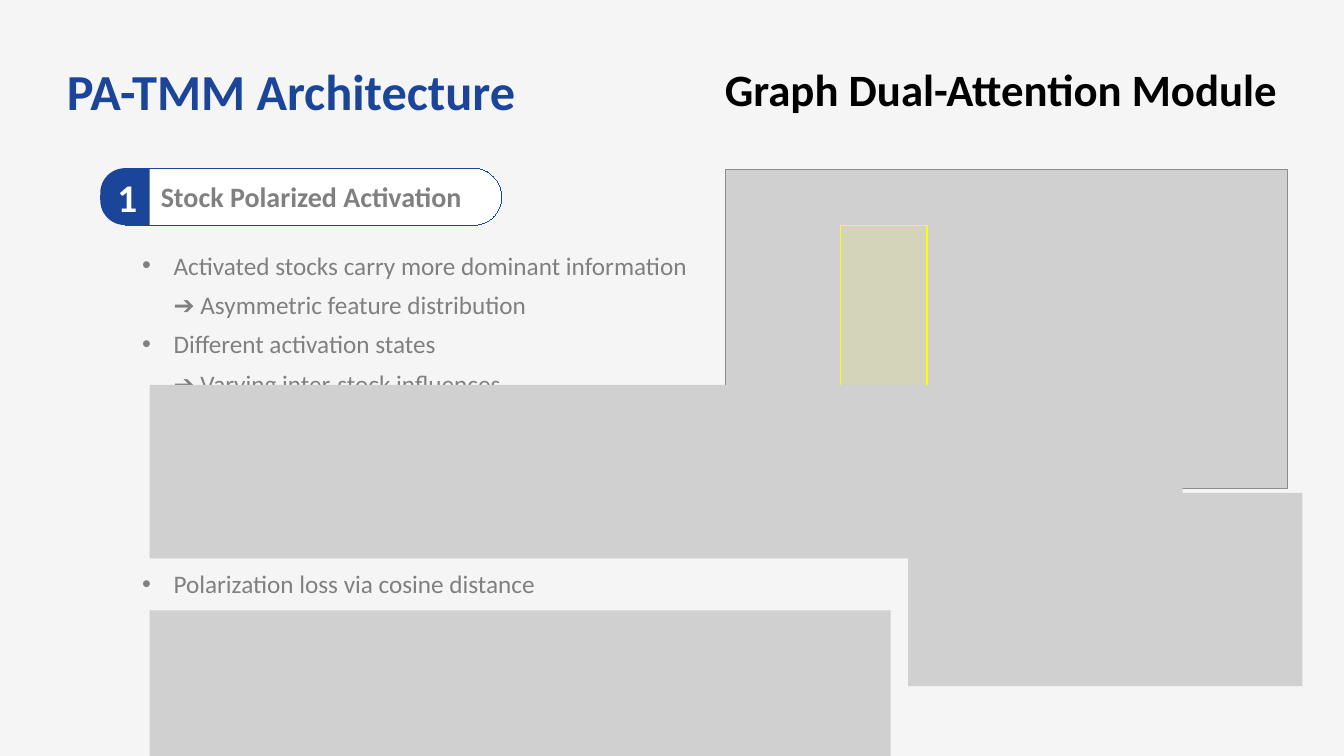
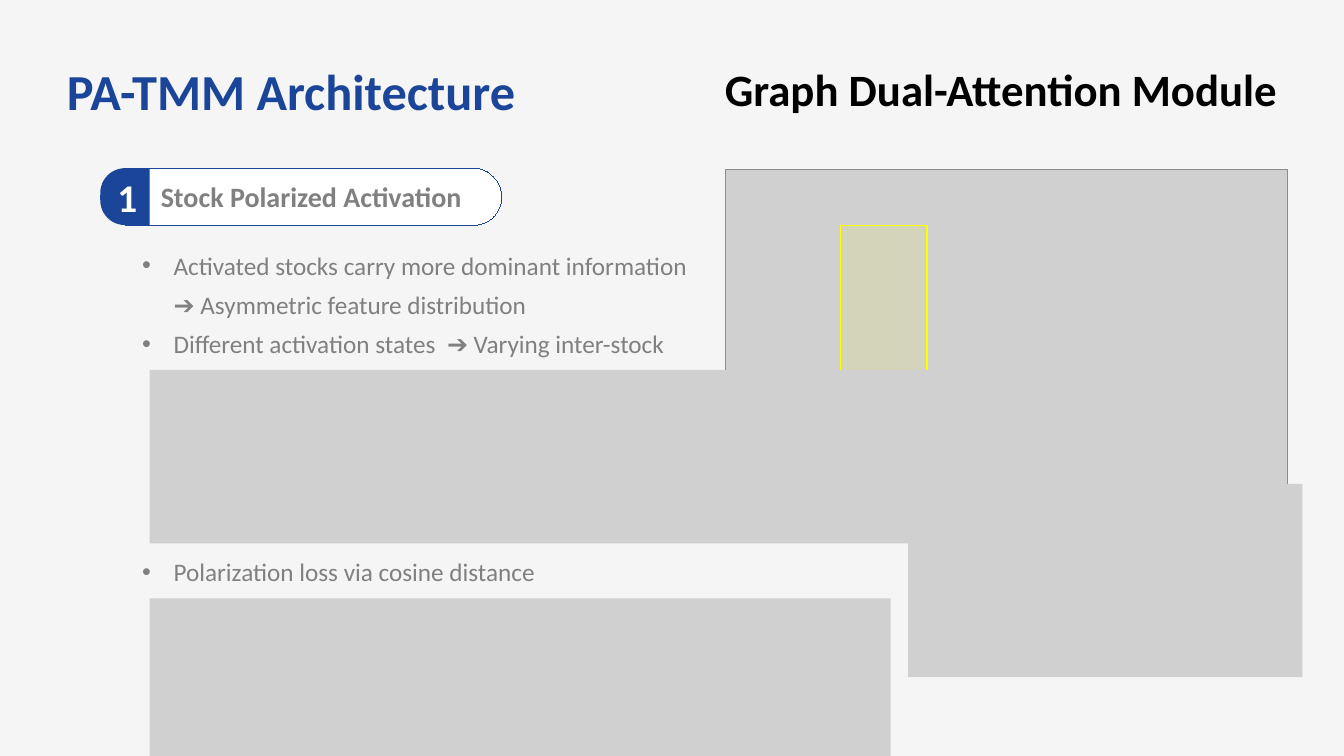
Before and after one commit to bts1991/study, a slide deck: slide 14 of 논문 Review/Others/paper_review.pptx. Drawn at 1344x756 pixels with LibreOffice and Linux fonts; fonts in the diff are those of the drawing; grey boxes stand for pictures. Boxes give left, top, right and bottom in pixels: in the first picture for what was removed or moved away, otherwise in the second. Text is boxed around its words. In the diff, an @@ line names an element or a change of style, - is before the commit and + after.

Commit message:
ddd

```diff
--- a/논문 Review/Others/paper_review.pptx
+++ b/논문 Review/Others/paper_review.pptx
@@ text "Activated stocks carry more dominant ..." rewrapped from [174, 257, 687, 385] to [174, 257, 687, 357] @@
@@ picture: place and size @@
-picture at [149, 385, 1182, 559]
+picture at [149, 370, 1182, 543]
@@ picture: place and size @@
-picture at [908, 493, 1303, 687]
+picture at [908, 484, 1303, 678]
@@ text "Polarization loss via cosine distance ...": place and size @@
-text "Polarization loss via cosine distance ..." at [174, 575, 623, 640]
+text "Polarization loss via cosine distance ..." at [174, 563, 623, 628]
@@ picture: place and size @@
-picture at [149, 611, 890, 756]
+picture at [149, 599, 890, 756]
```
Also in this commit, not shown: 1 other slide changed, 2 slides added.
